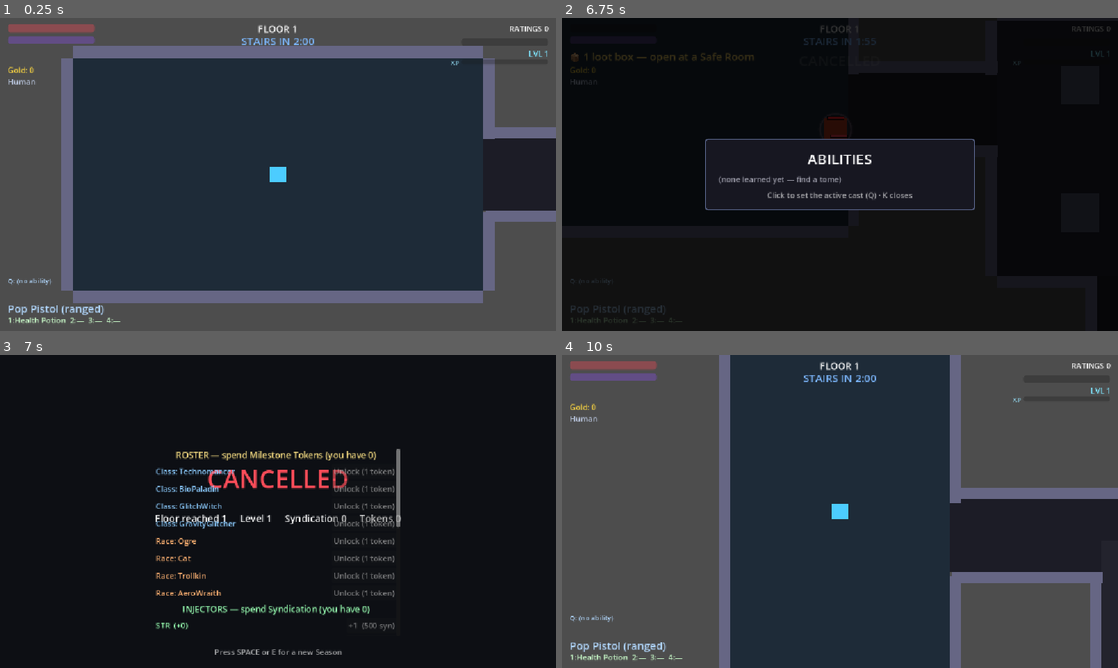
Above: before the commit, frames 1-4 (two rows, left to right).
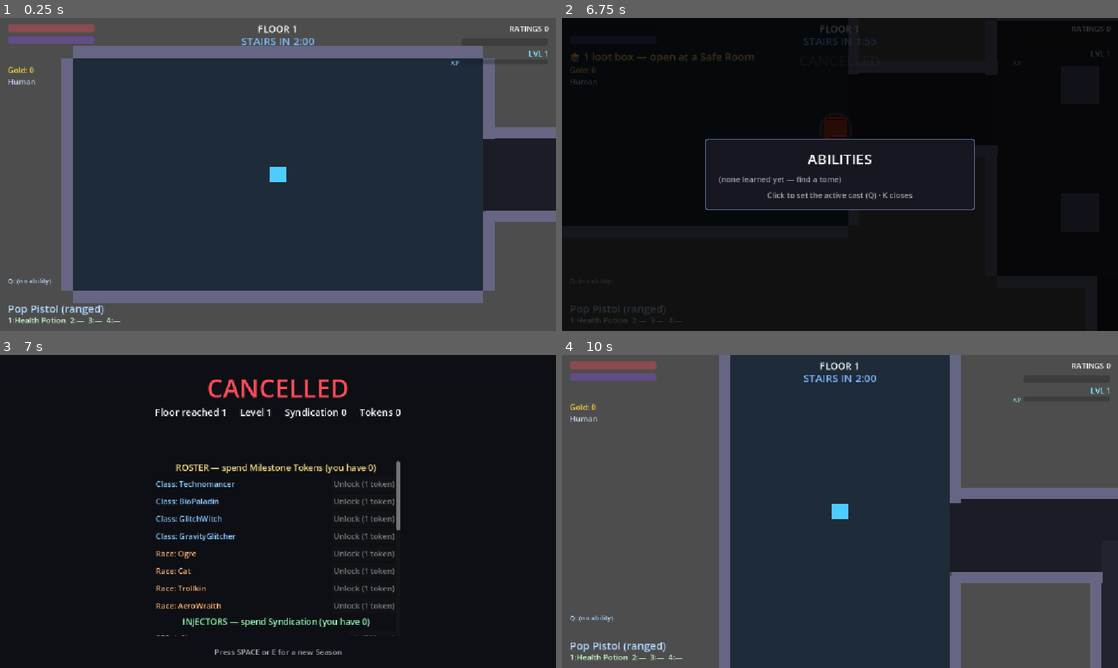
Above: after the commit, the same moments.

Repository: nderman/dungeon-grinder-cal
Game: Godot game, scene res://Floor.tscn
The game is run twice, just before and just after one commit, with the same random seed, the same clock (stepped at 60 frames per second) and the same inputs.
Inputs (mouse positions are in pixels of both pictures, inside the frame that each line leads up to):
- Up to frame 1 (0.25 s): no input
- Up to frame 2 (6.75 s): tap Enter (ui_accept) at 0.5, 0.77, 1.25, 2, 2.75, 3.5, 3.77, 4.25 s; move the mouse to (962, 158) at 0.52 s; hold D (move_right) 0.53-1.25 s; hold K (abilities) 0.53-1.25 s; click (962, 158) at 0.67 s; drag from (728, 190) to (812, 237) at 1.27 s; move the mouse to (895, 105) at 2.02 s; hold D (move_right) 2.03-2.75 s; tap Left (aim_left) at 2.1 s; drag from (812, 237) to (673, 127) at 2.77 s; move the mouse to (1006, 221) at 3.52 s; hold A (move_left) 3.53-4.25 s; tap Up (aim_up) at 3.6 s; drag from (673, 127) to (756, 96) at 4.27 s; move the mouse to (867, 174) at 5.02 s; press the mouse at (867, 174) at 5.03 s; hold S (move_down) 5.03-5.75 s; release the mouse at (867, 174) at 5.75 s; drag from (756, 96) to (728, 190) at 5.77 s; move the mouse to (962, 158) at 6.52 s; hold W (move_up) from 6.53 s (still down); hold Q (nano) from 6.53 s (still down)
- Up to frame 3 (7 s): keep holding W (move_up); keep holding Q (nano); tap Enter (ui_accept) at 6.77 s
- Up to frame 4 (10 s): release W (move_up) at 7.25 s; release Q (nano) at 7.25 s; drag from (728, 527) to (812, 574) at 7.27 s; move the mouse to (895, 442) at 8.02 s; hold S (move_down) 8.03-8.75 s; hold 3 (slot_3) 8.03-8.75 s; drag from (812, 574) to (673, 464) at 8.77 s; move the mouse to (1006, 558) at 9.52 s; hold W (move_up) from 9.53 s (still down); hold 1 (use_item) from 9.53 s (still down); click (1006, 558) at 9.67 s; tap Enter (ui_accept) at 9.77 s

Frames 1-2 are identical in both runs. In frame 3, 7.7% of the frame differs, in the area x 27-73%, y 7-90%; in frame 4, nothing differs.

Commit message:
Fix Green Room: title/summary overlapped the shop scroll
Growing the shop to anchor_top 0.3 made the scroll overlap the centered Title
(0.34) and summary Subtitle (0.5). Moved both to a top-anchored header (0.05 /
0.16) and dropped the shop to 0.34, so it reads top-to-bottom: CANCELLED →
run summary → shop → continue hint, no overlap.

Co-Authored-By: Claude Opus 4.8 (1M context) <noreply@anthropic.com>

Diff:
--- a/game-client/ui/GreenRoom.gd
+++ b/game-client/ui/GreenRoom.gd
@@ -46,7 +46,7 @@
 	var holder := VBoxContainer.new()
 	holder.anchor_left = 0.28
 	holder.anchor_right = 0.72
-	holder.anchor_top = 0.3    # start just under the summary line; the ScrollContainer clips the rest
+	holder.anchor_top = 0.34   # below the top-anchored title + summary; the ScrollContainer clips the rest
 	holder.anchor_bottom = 0.9
 	holder.add_theme_constant_override("separation", 6)
 	add_child(holder)
--- a/game-client/ui/GreenRoom.tscn
+++ b/game-client/ui/GreenRoom.tscn
@@ -15,7 +15,7 @@
 [node name="Title" type="Label" parent="."]
 anchor_left = 0.0
 anchor_right = 1.0
-anchor_top = 0.34
+anchor_top = 0.05
 offset_bottom = 64.0
 theme_override_font_sizes/font_size = 52
 theme_override_colors/font_color = Color(1, 0.3, 0.35, 1)
@@ -25,7 +25,7 @@
 [node name="Subtitle" type="Label" parent="."]
 anchor_left = 0.0
 anchor_right = 1.0
-anchor_top = 0.5
+anchor_top = 0.16
 offset_bottom = 90.0
 theme_override_font_sizes/font_size = 20
 horizontal_alignment = 1
